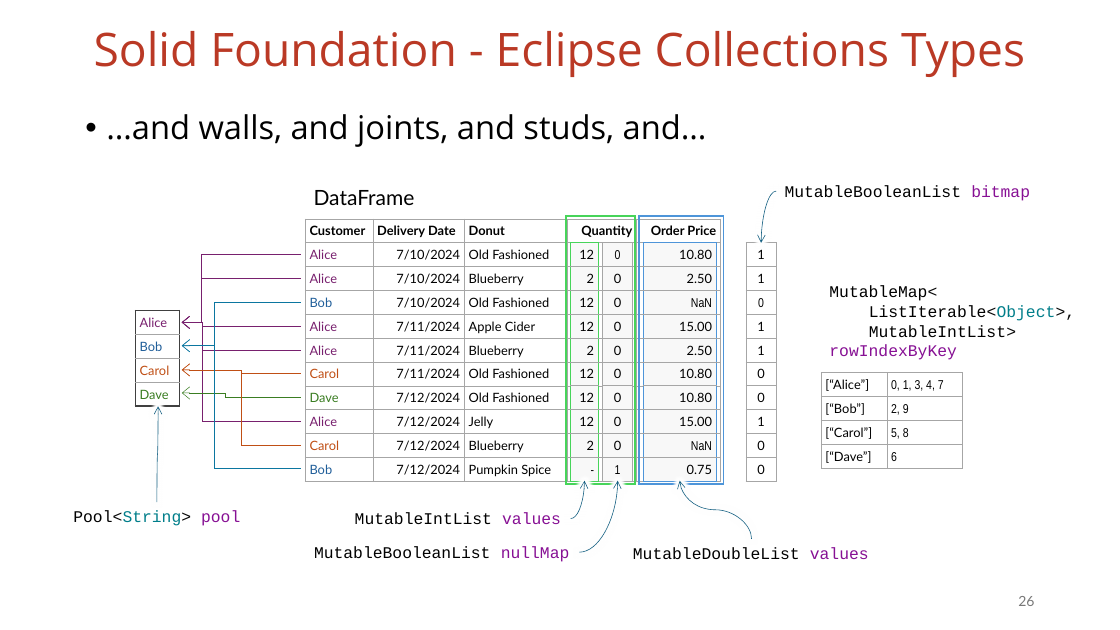
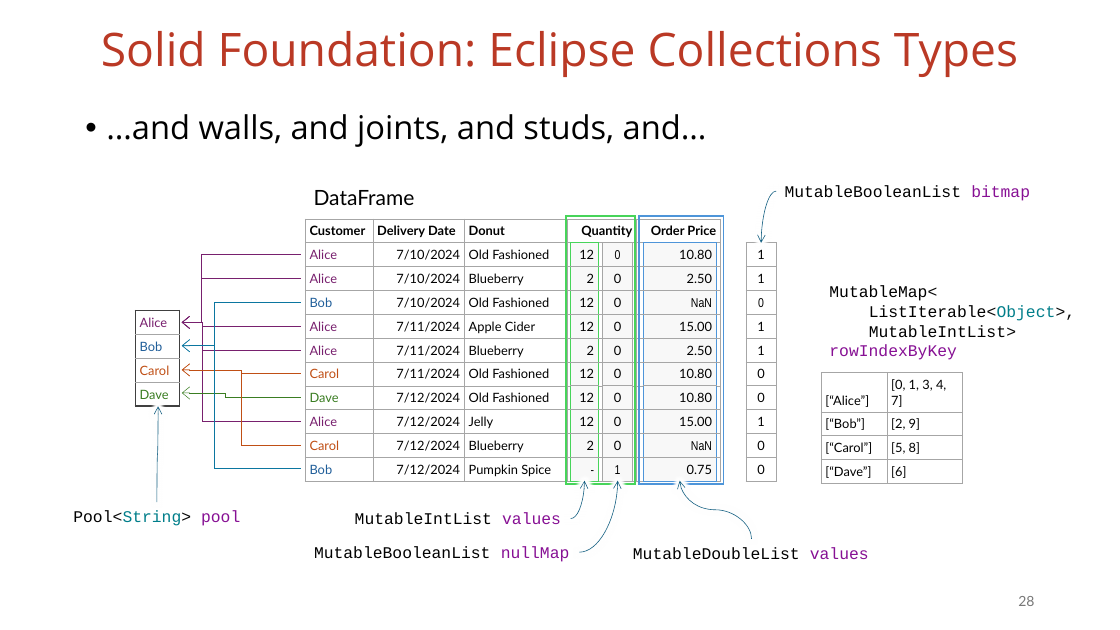
Before and after one commit to vmzakharov/missing-dataframe-talk, a slide deck: slide 28 of presentation/Missing_Dataframe_Long.pptx (slide 26 before the commit). Drawn at 1120x630 pixels with LibreOffice and Linux fonts; fonts in the diff are those of the drawing. Boxes give left, top, right and bottom in pixels: in the first picture for what was removed or moved away, otherwise in the second. Text is boxed around its words. In the diff, an @@ line names an element or a change of style, - is before the commit and + after.

```diff
--- a/presentation/Missing_Dataframe_Long.pptx
+++ b/presentation/Missing_Dataframe_Long.pptx
@@ title at box(101, 31, 1018, 77): text changed @@
-Solid Foundation - Eclipse Collections Types
+Solid Foundation: Eclipse Collections Types
@@ table at box(822, 373, 963, 482) @@
-row 1, column 2: 0, 1, 3, 4, 7
+row 1, column 2: [0, 1, 3, 4, 7]
-row 2, column 2: 2, 9
+row 2, column 2: [2, 9]
-row 3, column 2: 5, 8
+row 3, column 2: [5, 8]
-row 4, column 2: 6
+row 4, column 2: [6]
@@ page number at box(1018, 596, 1034, 606): text changed @@
-26
+28
```
Also in this commit, not shown: 7 other slides changed, 2 slides added, 1 slide removed, 1 other file.
